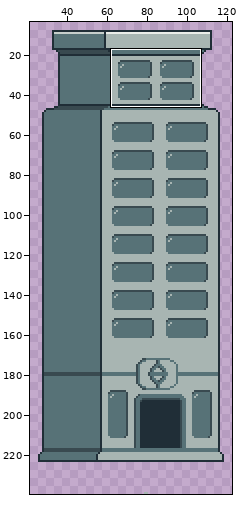
A pixel-art file gets an edit: building5ase.aseprite. Above: a wide view before the commit, with the close-up outlined.
Close-up. Before the commit:
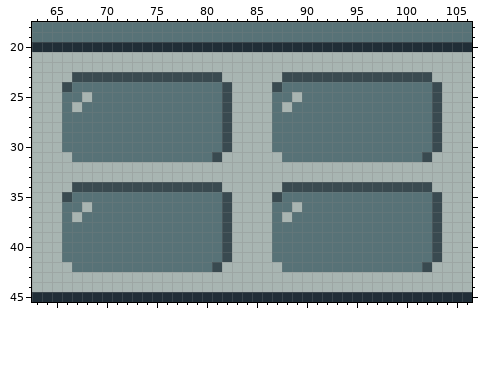
144x240 pixels, 1 frame. Shown: x 63..106, y 18..45. The wide view leaves out empty margins. The commit also changed other parts of the picture, which this record leaves out.
Once edited:
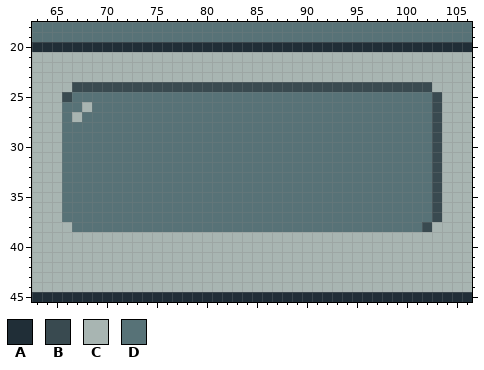
Palette (. is transparent): A #202e37  B #394a50  C #a8b5b2  D #577277
From old to new:
y 23: x 67..81 BBBBBBBBBBBBBBB -> CCCCCCCCCCCCCCC; x 88..102 BBBBBBBBBBBBBBB -> CCCCCCCCCCCCCCC
y 24: x 66..81 BDDDDDDDDDDDDDDD -> CBBBBBBBBBBBBBBB; x 83..86 CCCC -> BBBB; x 88..103 DDDDDDDDDDDDDDDB -> BBBBBBBBBBBBBBBC
y 25: x 66 D -> B; x 68 C -> D; x 82..86 BCCCC -> DDDDD; x 89 C -> D
y 26: x 67..68 CD -> DC; x 82..86 BCCCC -> DDDDD; x 88 C -> D
y 27: x 67 D -> C; x 82..86 BCCCC -> DDDDD
y 28..30: x 82..86 BCCCC -> DDDDD
y 31: x 66 C -> D; x 81..87 BCCCCCC -> DDDDDDD; x 102..103 BC -> DB
y 32..33: x 66..103 CCCCCCCCCCCCCCCCCCCCCCCCCCCCCCCCCCCCCC -> DDDDDDDDDDDDDDDDDDDDDDDDDDDDDDDDDDDDDB
y 34: x 66..103 CBBBBBBBBBBBBBBBCCCCCCBBBBBBBBBBBBBBBC -> DDDDDDDDDDDDDDDDDDDDDDDDDDDDDDDDDDDDDB
y 35: x 66 B -> D; x 82..87 BCCCCB -> DDDDDD
y 36: x 68 C -> D; x 82..86 BCCCC -> DDDDD; x 89 C -> D
y 37: x 67 C -> D; x 82..86 BCCCC -> DDDDD; x 88 C -> D
y 38: x 66 D -> C; x 82..86 BCCCC -> DDDDD; x 102..103 DB -> BC
y 39..41: x 66..82 DDDDDDDDDDDDDDDDB -> CCCCCCCCCCCCCCCCC; x 87..103 DDDDDDDDDDDDDDDDB -> CCCCCCCCCCCCCCCCC
y 42: x 67..81 DDDDDDDDDDDDDDB -> CCCCCCCCCCCCCCC; x 88..102 DDDDDDDDDDDDDDB -> CCCCCCCCCCCCCCC
Where, in picture pixels (left, top, right, bottom), the same in both close-ups:
changed: (62, 72, 442, 272)
